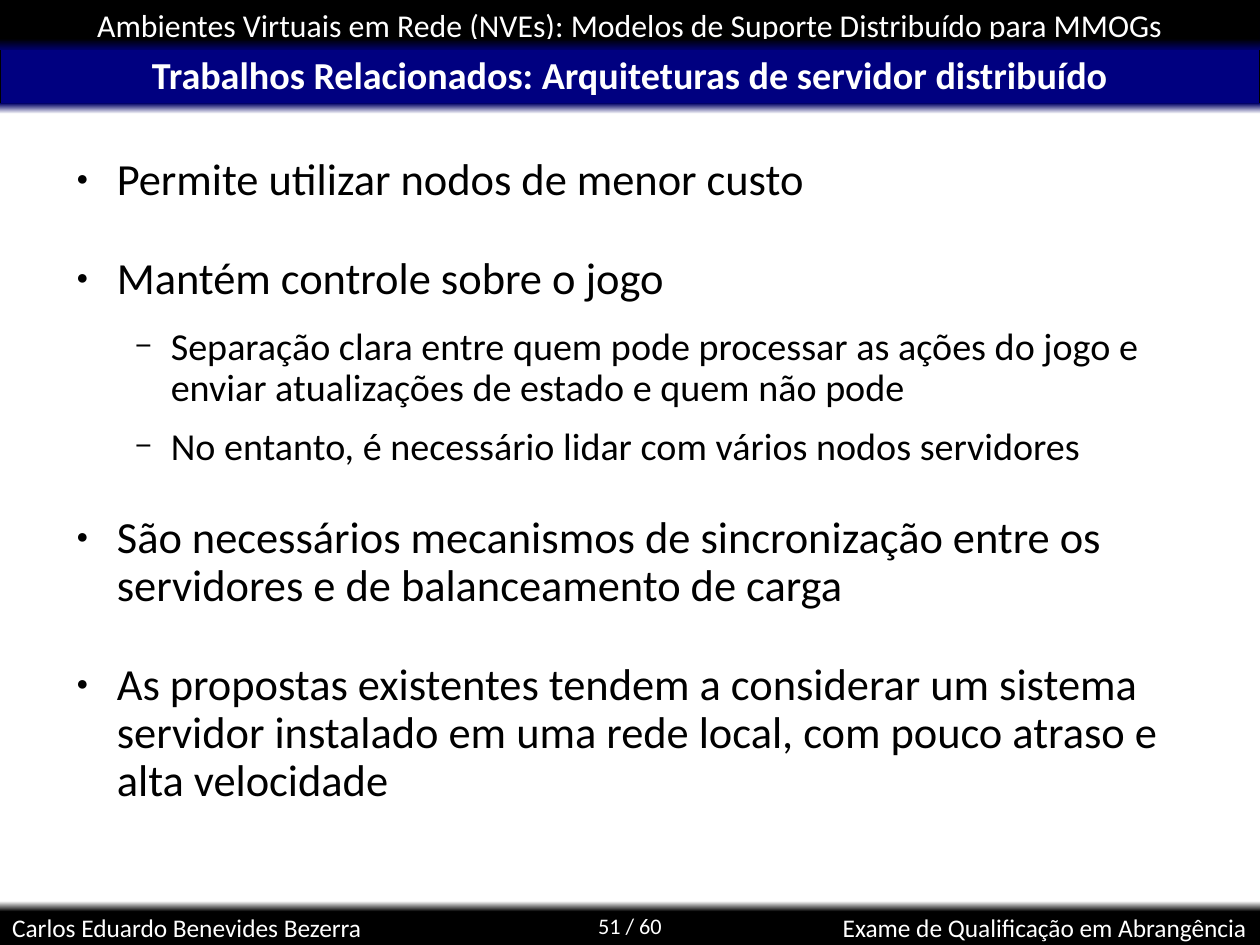
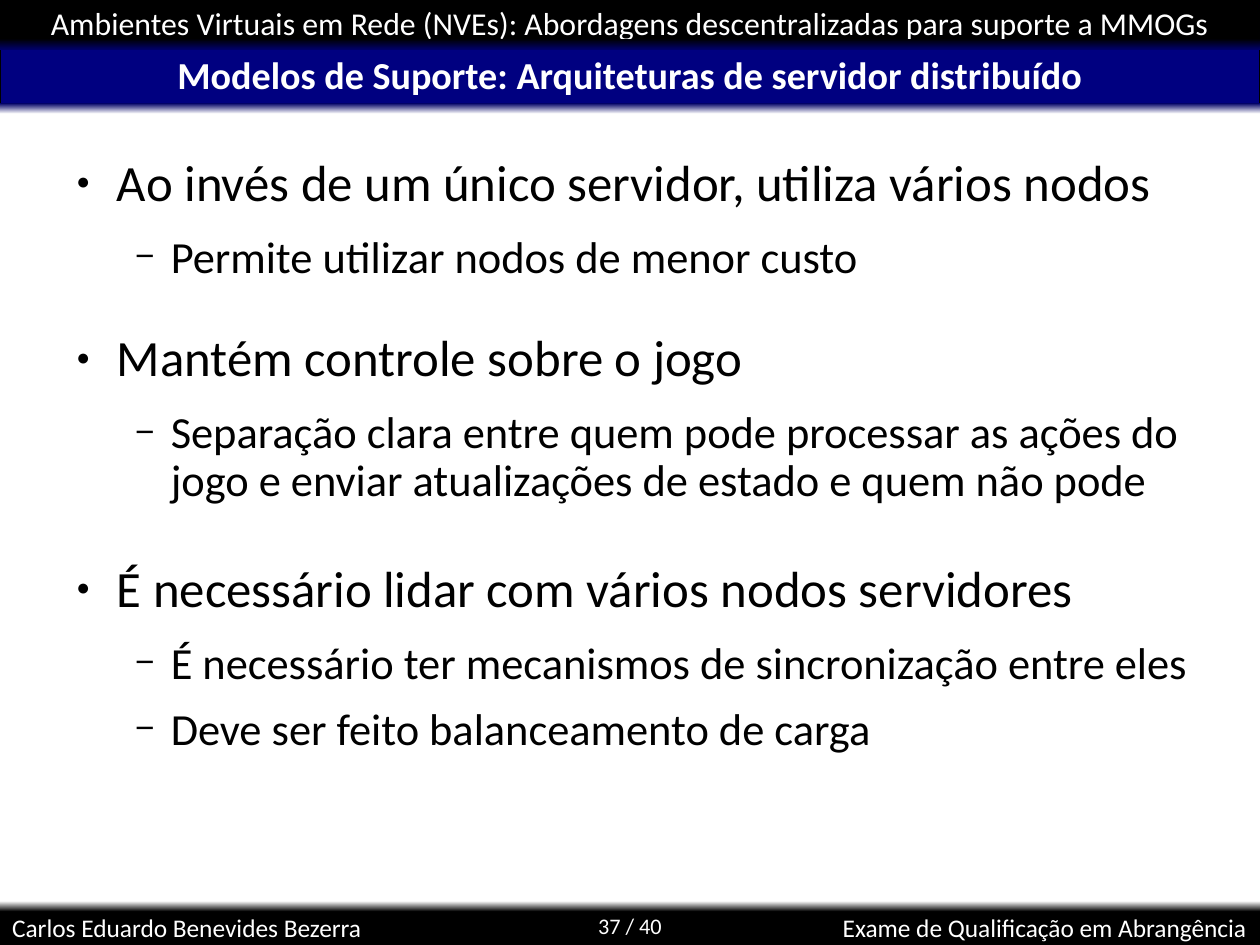
Before and after one commit to kdubezerra/kdubezerra, a slide deck: slide 37 of disciplinas/cmp600/app_turbo.ppt (slide 51 before the commit). Drawn at 1260x945 pixels with LibreOffice and Linux fonts; fonts in the diff are those of the drawing; background and template pictures are left out. Boxes give left, top, right and bottom in pixels: in the first picture for what was removed or moved away, otherwise in the second. Text is boxed around its words. In the diff, an @@ line names an element or a change of style, - is before the commit and + after.

```diff
--- a/disciplinas/cmp600/app_turbo.ppt
+++ b/disciplinas/cmp600/app_turbo.ppt
@@ text in rectangle at [51, 12, 1208, 39]: text changed @@
-Ambientes Virtuais em Rede (NVEs): Modelos de Suporte Distribuído para MMOGs
+Ambientes Virtuais em Rede (NVEs): Abordagens descentralizadas para suporte a MMOGs
@@ title at [177, 62, 1082, 95]: text changed @@
-Trabalhos Relacionados: Arquiteturas de servidor distribuído
+Modelos de Suporte: Arquiteturas de servidor distribuído
@@ text at [117, 165, 1151, 208]: paragraph added @@
+● Ao invés de um único servidor, utiliza vários nodos
@@ text at [117, 242, 1178, 504]: size 28 to 32 pt in "Mantém controle sobre o jogo"; size 24 to 28 pt in "Separação clara entre quem pode processar as ..."; bullet ● to −; list level 1 to 2 in "Permite utilizar nodos de menor ..." @@
@@ text at [117, 565, 1187, 753]: text changed @@
-  − No entanto, é necessário lidar com vários nodos servidores
-● São necessários mecanismos de sincronização entre os servidores e de balanceamento de carga
-● As propostas existentes tendem a considerar um sistema servidor instalado em uma rede local, com pouco atraso e alta velocidade
+● É necessário lidar com vários nodos servidores
+  − É necessário ter mecanismos de sincronização entre eles
+  − Deve ser feito balanceamento de carga
@@ page number at [598, 919, 662, 934]: text changed @@
-51 / 60
+37 / 40
```
Also in this commit, not shown: 34 other slides changed, 5 slides added, 25 slides removed.
